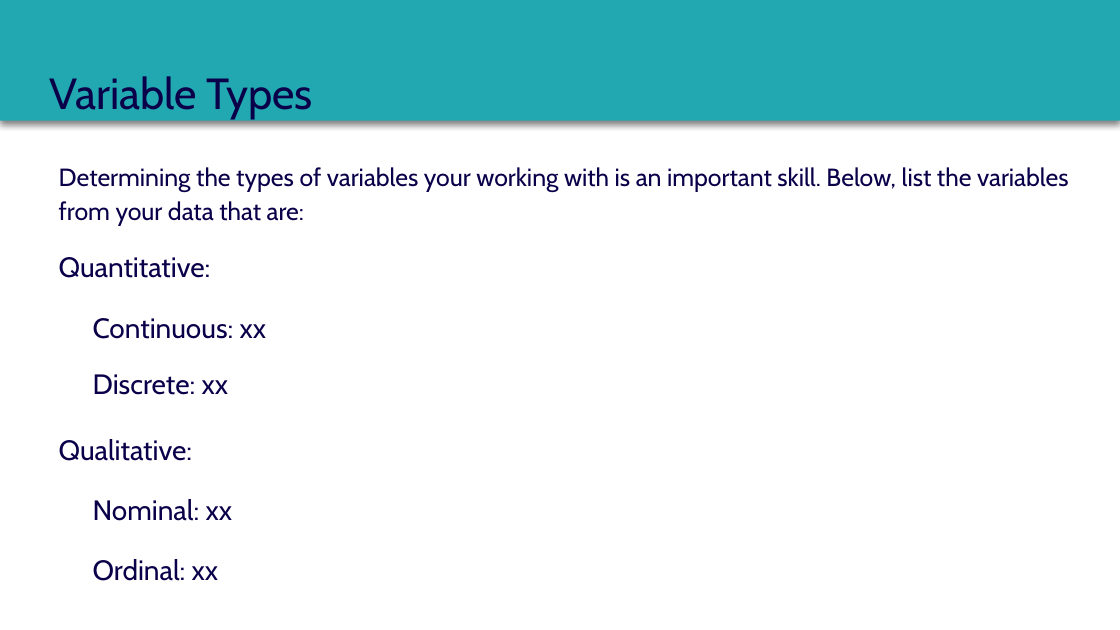
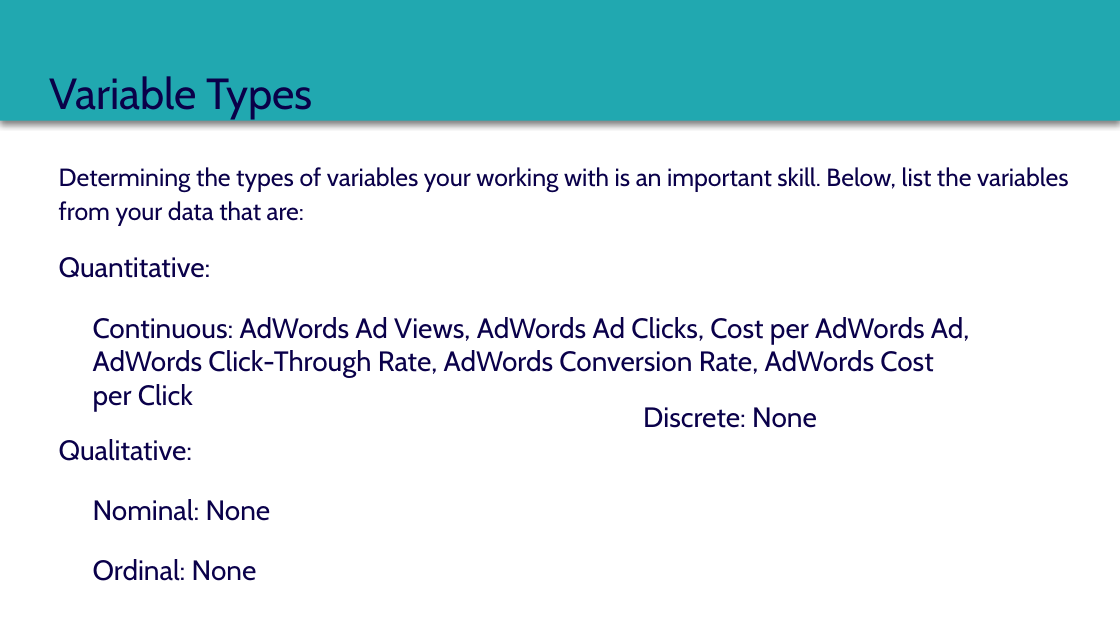
Before and after one commit to dennislamcv1/MetaMarketingAnalytics, a slide deck: slide 10 of Statistics for Marketing/Course 3 Capstone Deck.pptx (slide 11 before the commit). Drawn at 1120x630 pixels with LibreOffice and Linux fonts; fonts in the diff are those of the drawing. Boxes give left, top, right and bottom in pixels: in the first picture for what was removed or moved away, otherwise in the second. Text is boxed around its words. In the diff, an @@ line names an element or a change of style, - is before the commit and + after.

```diff
--- a/Statistics for Marketing/Course 3 Capstone Deck.pptx
+++ b/Statistics for Marketing/Course 3 Capstone Deck.pptx
@@ text at [93,317,969,412]: text changed @@
-Continuous: xx
+Continuous: AdWords Ad Views, AdWords Ad Clicks, Cost per AdWords Ad,
+AdWords Click-Through Rate, AdWords Conversion Rate, AdWords Cost per Click
@@ text at [643,407,817,428]: text changed @@
-Discrete: xx
+Discrete: None
@@ text at [93,499,271,521]: text changed @@
-Nominal: xx
+Nominal: None
@@ text at [93,559,257,581]: text changed @@
-Ordinal: xx
+Ordinal: None
```
Also in this commit, not shown: 14 other slides changed, 1 slide removed, 7 other files.
